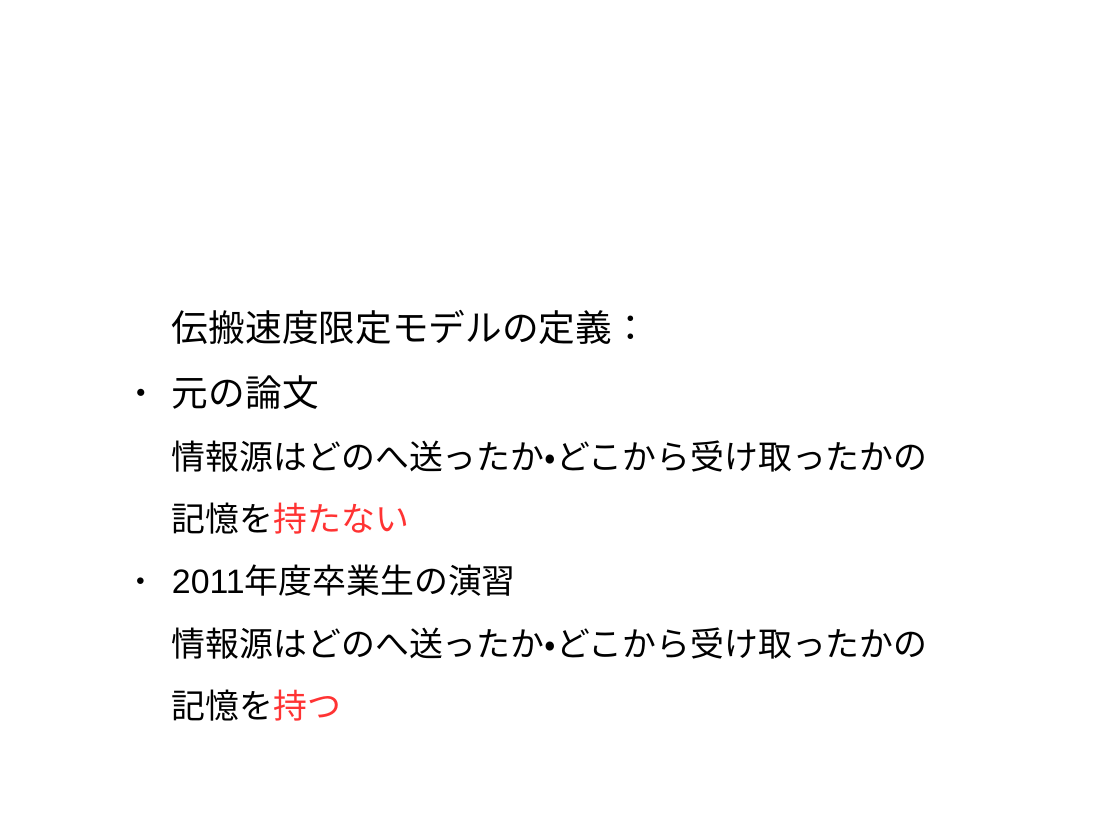
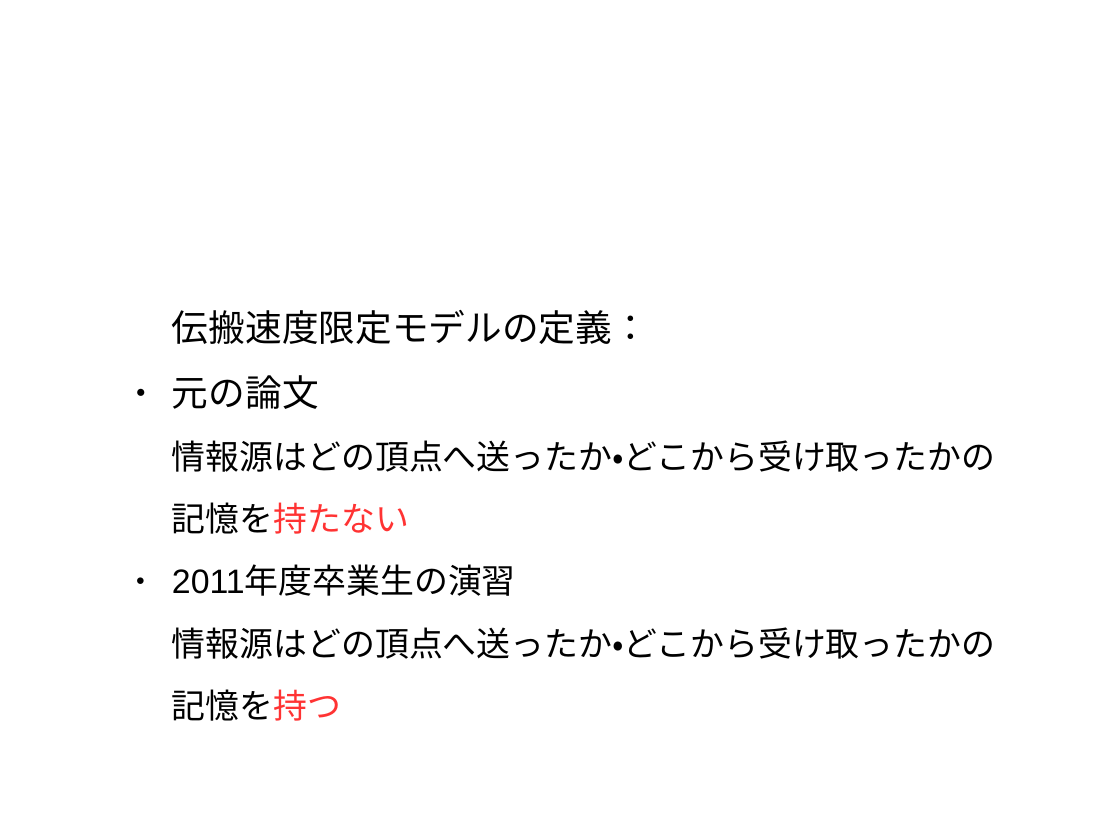
Before and after one commit to awesomest/NetWork_g-2015, a slide deck: slide 36 of 中間発表.odp (slide 32 before the commit). Drawn at 1120x840 pixels with LibreOffice and Linux fonts; fonts in the diff are those of the drawing; background and template pictures are left out. Boxes give left, top, right and bottom in pixels: in the first picture for what was removed or moved away, otherwise in the second. Text is boxed around its words. In the diff, an @@ line names an element or a change of style, - is before the commit and + after.

```diff
--- a/中間発表.odp
+++ b/中間発表.odp
@@ text at (172, 440, 995, 472): text changed @@
-情報源はどのへ送ったか・どこから受け取ったかの
+情報源はどの頂点へ送ったか・どこから受け取ったかの
@@ text at (172, 627, 995, 659): text changed @@
-情報源はどのへ送ったか・どこから受け取ったかの
+情報源はどの頂点へ送ったか・どこから受け取ったかの
```
Also in this commit, not shown: 5 other slides changed, 4 slides added, 1 other file.
